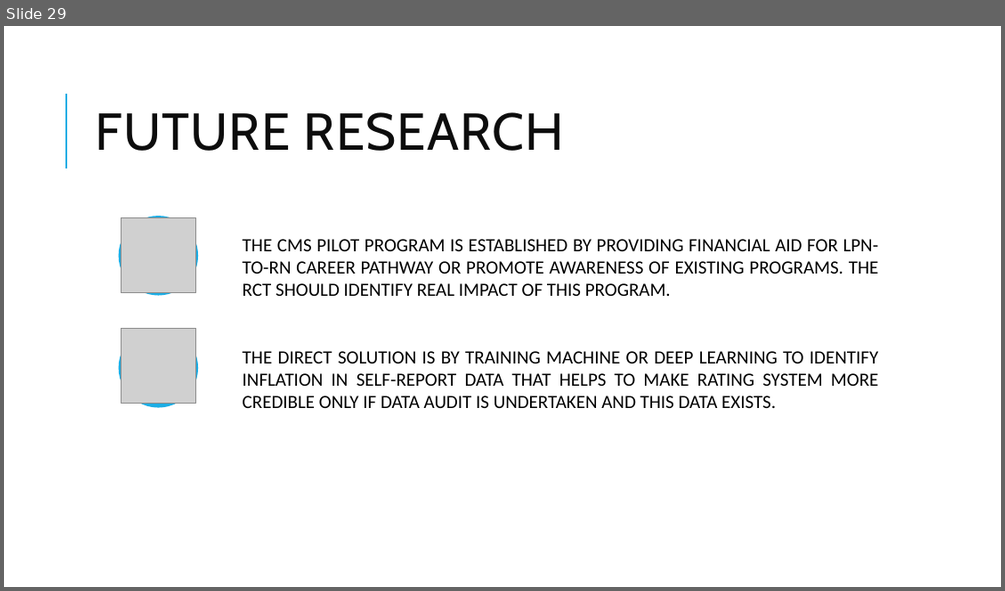
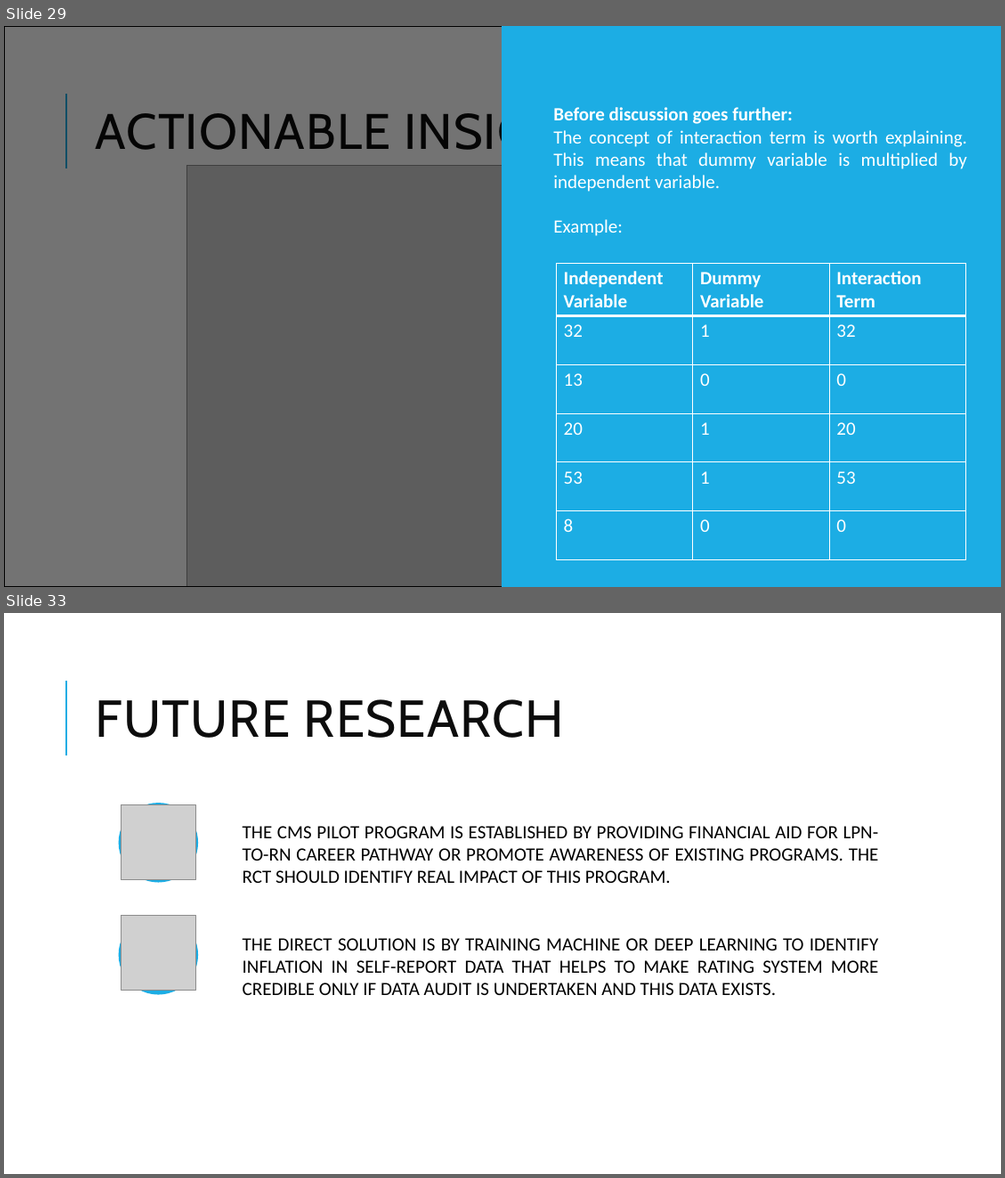
Before and after one commit to jonahwinninghoff/Causal-Analysis-Nursing-Home, a slide deck: Documentation/home_nurse.pptx. Shown one above the other, each under a label of ours: slide 29 before the commit, slides 29 and 33 after it; the slides between them are not shown. The pictures are 1005x591 and 1005x1178 pixels, drawn with LibreOffice and Linux fonts; fonts in the diff are those of the drawing; grey boxes stand for pictures. Boxes give left, top, right and bottom in pixels: in the first picture for what was removed or moved away, otherwise in the second. Text is boxed around its words. In the diff, an @@ line names an element or a change of style, - is before the commit and + after.

```diff
--- a/Documentation/home_nurse.pptx
+++ b/Documentation/home_nurse.pptx
@@ slide 29 added at box(4, 26, 1001, 587), background #FFFFFF; not listed: 1 template element that a slide beside it also shows @@
@@ rectangle added at box(4, 26, 1001, 587), fill #000000 at 55% opacity, outline #000000 1.25 pt @@
@@ rectangle added at box(502, 26, 1001, 587), fill #1CADE4, outline #1CADE4 1.25 pt @@
@@ title added at box(95, 107, 626, 160), 48 pt, text #0D0D0D @@
+ACTIONABLE INSIGHTS
@@ text added at box(553, 107, 967, 236), 18 pt, text #FFFFFF @@
+  Before discussion goes further:
+  The concept of interaction term is worth explaining. This means that dummy variable is multiplied by independent variable.
+  Example:
@@ picture added at box(186, 166, 818, 587) @@
@@ table added at box(556, 263, 966, 560), 6 rows, 3 columns @@
+Independent Variable | Dummy Variable | Interaction Term
+32 | 1 | 32
+13 | 0 | 0
+20 | 1 | 20
+53 | 1 | 53
+8 | 0 | 0
@@ what was slide 29 is now slide 33 @@
```
Also in this commit, not shown: 8 slides changed, 3 other slides added, 1 other file.
